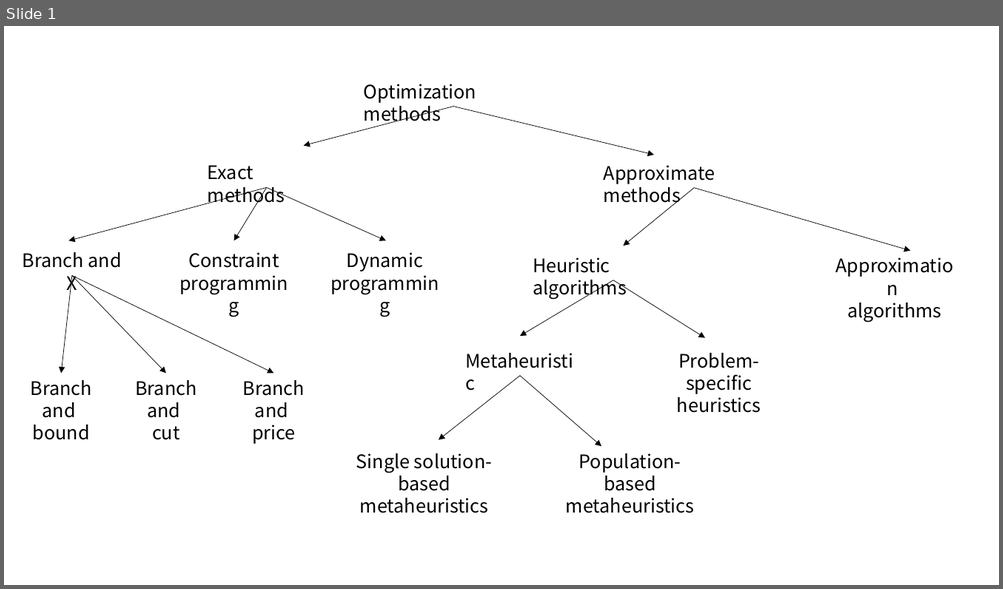
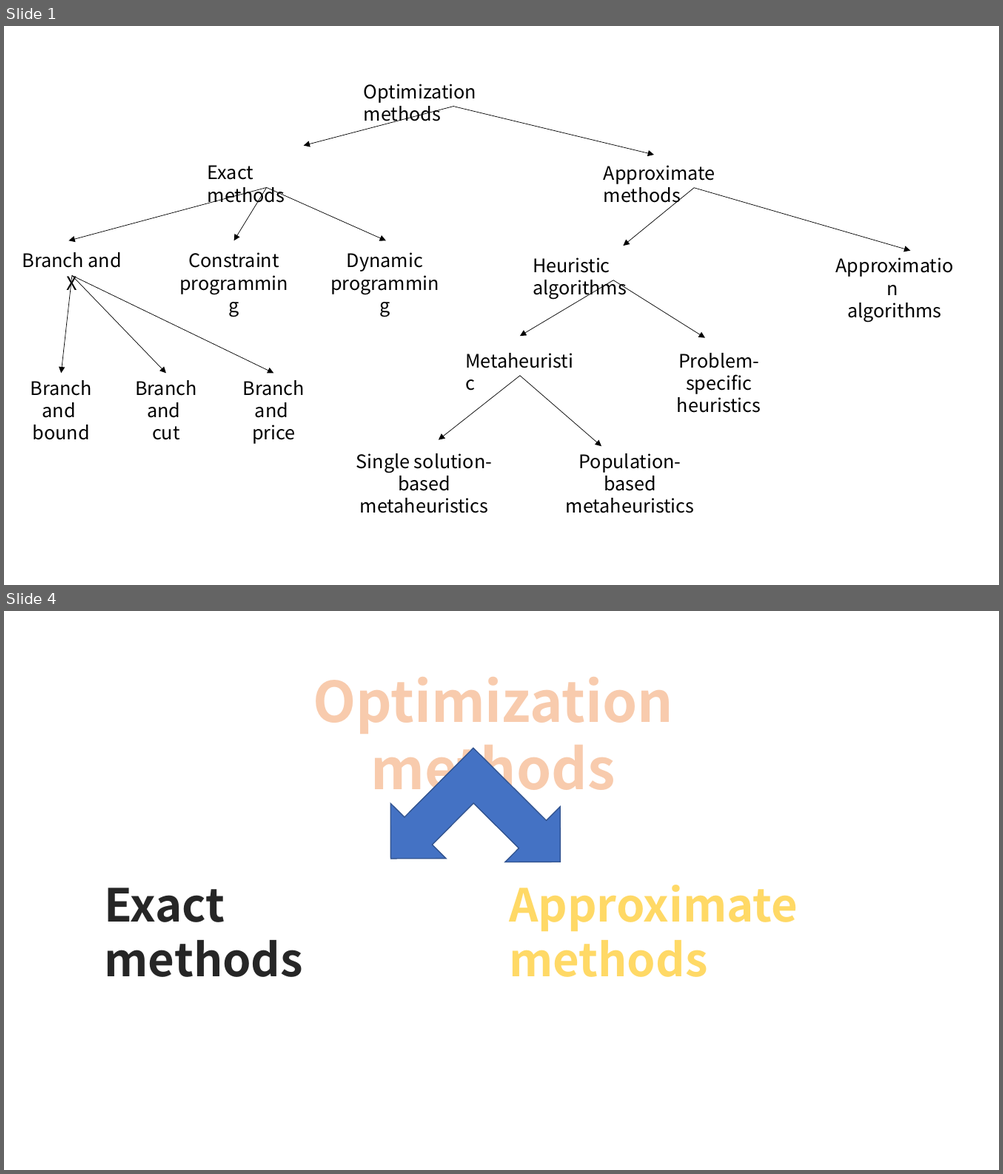
Before and after one commit to Dis-count/Meetings, a slide deck: opt.pptx. Shown one above the other, each under a label of ours: slide 1 before the commit, slides 1 and 4 after it; the slides between them are not shown. The pictures are 1003x589 and 1003x1174 pixels, drawn with LibreOffice and Linux fonts; fonts in the diff are those of the drawing. Boxes give left, top, right and bottom in pixels: in the first picture for what was removed or moved away, otherwise in the second. Text is boxed around its words. In the diff, an @@ line names an element or a change of style, - is before the commit and + after.

```diff
--- a/opt.pptx
+++ b/opt.pptx
@@ slide 4 added at <box>4,611,999,1170</box>, background #FFFFFF @@
@@ text added at <box>313,677,672,803</box>, 54 pt, text #F8CBAD, bold @@
+Optimization methods
@@ left up arrow added at <box>364,721,589,945</box>, fill #4472C4, outline #325491 1 pt @@
@@ text added at <box>105,888,304,977</box>, 44 pt, text #262626, bold @@
+Exact methods
@@ text added at <box>509,885,797,977</box>, 44 pt, text gradient #FFC000 to #FFD966 to #FFF2CC, bold @@
+Approximate methods
```
Also in this commit, not shown: 1 other slide added, 7 other files.
